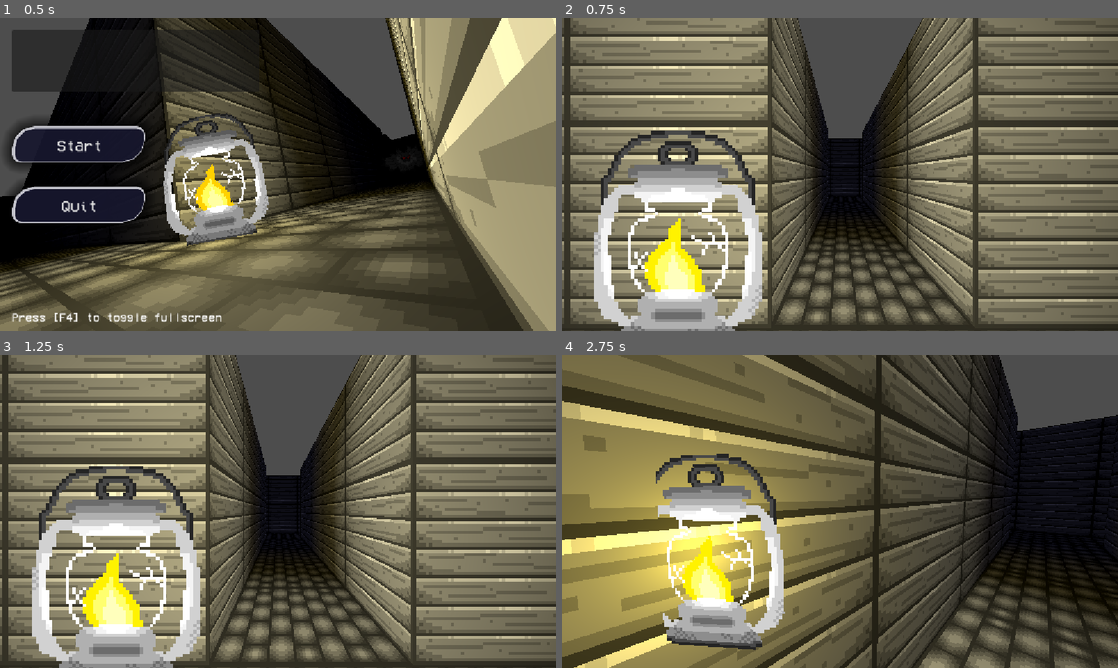
Above: before the commit, frames 1-4 (two rows, left to right).
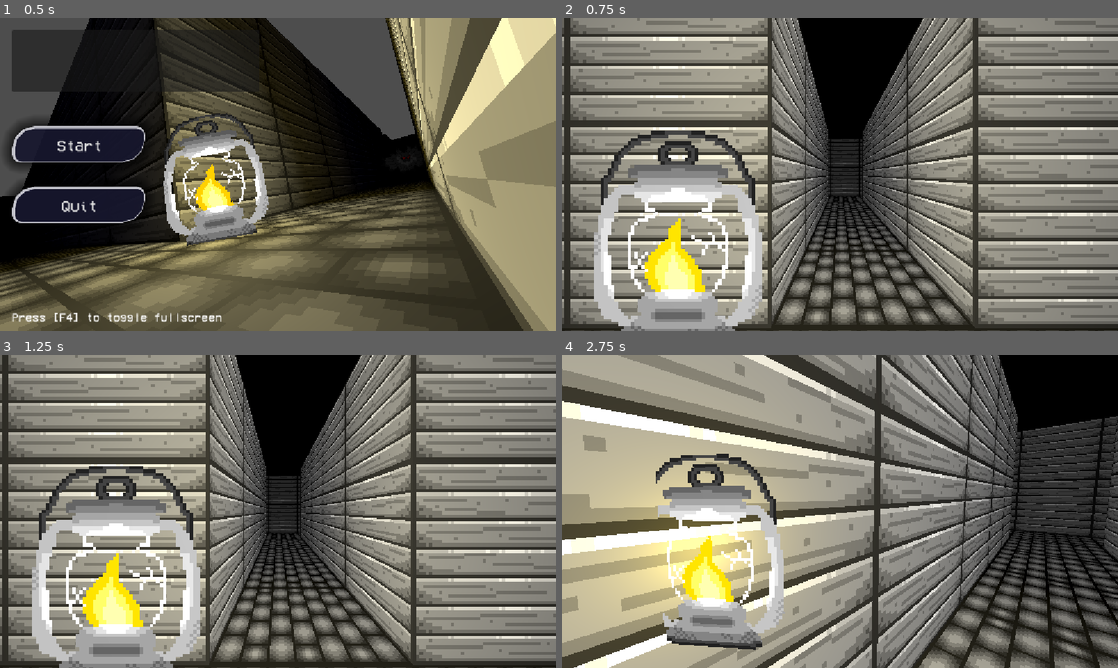
Above: after the commit, the same moments.

Repository: Coola101/Project-Chronomancer
Game: Godot game, scene res://scenes/testRooms/MainMenu.tscn
Same seed, same stepped clock (60 frames per second), same inputs: the game is played once before the commit and once after it.
Inputs (mouse positions are in pixels of both pictures, inside the frame that each line leads up to):
- Up to frame 1 (0.5 s): no input
- Up to frame 2 (0.75 s): click "Start" at 0.5 s
- Up to frame 3 (1.25 s): no input
- Up to frame 4 (2.75 s): tap Enter (ui_accept) at 1.25, 1.52, 2, 2.27 s; move the mouse to (962, 495) at 1.27 s; hold D (move_right) 1.28-2.03 s; tap E (interact) at 1.35 s; click (962, 495) at 1.42 s; move the mouse to (812, 511) at 2.02 s; hold W (move_forward) from 2.03 s (still down); tap Shift (sprint) at 2.1 s

Frame 1 is identical in both runs. In frame 2, 60% of the frame differs, in the area x 0-100%, y 0-98%; in frame 3, 60%; in frame 4, 76%, in the area x 0-100%, y 0-100%.
Error in both runs: Cannot call method 'get_node' on a null value. (res://scripts/player/PlayerInteract_Detector.gd:3)

Commit message:
Fixing a few systems
Enemy still broken for now, but almost fixed

Diff:
--- /dev/null
+++ b/default.gdshader
@@ -0,0 +1,6 @@
+shader_type sky;
+
+void sky() {
+	// Called for every visible pixel in the sky background, as well as all pixels
+	// in the radiance cubemap.
+}
--- a/scenes/testRooms/NavTests.tscn
+++ b/scenes/testRooms/NavTests.tscn
@@ -6,6 +6,7 @@
 [ext_resource type="PackedScene" uid="uid://dvmwvax6gany6" path="res://scenes/prefabs/EnemyTester.tscn" id="2_jougd"]
 [ext_resource type="FontFile" uid="uid://dyrhlqjquuyqk" path="res://assets/VCR_OSD_MONO.ttf" id="5_v6jby"]
 [ext_resource type="PackedScene" uid="uid://crpmwhc04d3hg" path="res://scenes/prefabs/SpawnPoint.tscn" id="6_4qp8f"]
+[ext_resource type="Shader" uid="uid://7pakkbdumven" path="res://default.gdshader" id="6_oq6wr"]
 
 [sub_resource type="NavigationMesh" id="NavigationMesh_5v1nd"]
 vertices = PackedVector3Array(14.25, 2.5, -11.25, 12.75, 2.5, -11.25, 12.75, 2.5, -9.75, 12.25, 2.5, 8.75, 8.75, 2.5, 8 …(1636 unchanged characters)…
@@ -18,17 +19,26 @@
 
 [sub_resource type="PhysicsMaterial" id="PhysicsMaterial_762s5"]
 
+[sub_resource type="ShaderMaterial" id="ShaderMaterial_saj56"]
+shader = ExtResource("6_oq6wr")
+
+[sub_resource type="Sky" id="Sky_4qp8f"]
+sky_material = SubResource("ShaderMaterial_saj56")
+
 [sub_resource type="Environment" id="Environment_v6jby"]
-background_mode = 2
+background_color = Color(0.27982885, 0.069464944, 0.95175165, 1)
+background_energy_multiplier = 16.0
+background_canvas_max_layer = 2
+sky = SubResource("Sky_4qp8f")
 ambient_light_color = Color(0.21568628, 0.21568628, 0.29411766, 1)
 ambient_light_sky_contribution = 0.5
 ambient_light_energy = 0.4
 tonemap_exposure = 2.0
 ssao_enabled = true
+fog_enabled = true
 fog_light_color = Color(0.15686275, 0.15686275, 0.21568628, 1)
 fog_light_energy = 0.0
 fog_density = 0.2
-fog_aerial_perspective = 1.0
 fog_height_density = 0.8
 volumetric_fog_enabled = true
 volumetric_fog_albedo = Color(0.15686275, 0.15686275, 0.29411766, 1)
@@ -42,7 +52,7 @@
 transform = Transform3D(1, 0, 0, 0, 1, 0, 0, 0, 1, 20.677574, 2.999998, -10.001848)
 
 [node name="EnemyBody" parent="." instance=ExtResource("2_jougd")]
-transform = Transform3D(1, 0, 0, 0, 1, 0, 0, 0, 1, 7.6098022, 3, -3.3827143)
+transform = Transform3D(1, 0, 0, 0, 1, 0, 0, 0, 1, 14.61, 3.5, -4.383)
 
 [node name="NavigationRegion3D" type="NavigationRegion3D" parent="."]
 navigation_mesh = SubResource("NavigationMesh_5v1nd")
@@ -88,10 +98,10 @@
 transform = Transform3D(1, 0, 0, 0, 1, 0, 0, 0, 1, 0, 2.1, 0)
 
 [node name="SpawnPoint" parent="SpawnPointHolder" instance=ExtResource("6_4qp8f")]
-transform = Transform3D(1, 0, 0, 0, 1, 0, 0, 0, 1, 14, 0, -10.346134)
+transform = Transform3D(1, 0, 0, 0, 1, 0, 0, 0, 1, 17, 0, -6.346134)
 
 [node name="SpawnPoint2" parent="SpawnPointHolder" instance=ExtResource("6_4qp8f")]
-transform = Transform3D(1, 0, 0, 0, 1, 0, 0, 0, 1, 34, 0, 6)
+transform = Transform3D(1, 0, 0, 0, 1, 0, 0, 0, 1, 33, 0, 5)
 
 [node name="SpawnPoint3" parent="SpawnPointHolder" instance=ExtResource("6_4qp8f")]
-transform = Transform3D(1, 0, 0, 0, 1, 0, 0, 0, 1, 13.73645, 0, 10.43692)
+transform = Transform3D(1, 0, 0, 0, 1, 0, 0, 0, 1, 15.73645, 0, 9.43692)
--- a/scripts/Enemy/EnemyControl.gd
+++ b/scripts/Enemy/EnemyControl.gd
@@ -9,7 +9,7 @@
 @onready var navigation = $NavigationAgent3D
 @onready var rayCast = $RayCast3D
 @onready var currentState = EnemyState.Idling
-@onready var aggression: float = 0
+@onready var aggression: float = 100
 var Player: CollisionObject3D
 var stunCheck: bool
 var coolCheck: bool
@@ -48,7 +48,7 @@
 const STUN_TIME: float = 2.5
 const COOLDOWN_TIME: float = 10
 const CHASE_TIME: float = 180
-const AGGRESSION_INTERVAL: float = 0.5
+const AGGRESSION_INTERVAL: float = 60
 const SPAWN_DISTANCE: float = 30
 
 var aggressionTimer: float
@@ -66,20 +66,17 @@
 			move_and_slide()
 
 			#Look for player
-			var EnemyToPlayer = playerLocation - currentLocation
-			if(abs(EnemyToPlayer.length()) <= MAX_DISTANCE):
-				rayCast.target_position = EnemyToPlayer
-				rayCast.force_raycast_update()
-				if(!rayCast.is_colliding()):
-					changeState(EnemyState.Chasing)
+			if(checkVisibility()):
+				changeState(EnemyState.Chasing)
 				#Reduce aggression per interval until aggression is at 1/4
-				else:
-					aggressionTimer += delta
-					if(aggressionTimer >= AGGRESSION_INTERVAL):
-						aggressionTimer -= AGGRESSION_INTERVAL
-						aggression -= 1
-						if(aggression <= threshold/4):
-							changeState(EnemyState.Cooldown)
+			else:
+				print("HIT ", aggression)
+				aggressionTimer += delta
+				if(aggressionTimer >= AGGRESSION_INTERVAL):
+					aggressionTimer -= AGGRESSION_INTERVAL
+					aggression -= 1
+					if(aggression <= threshold/4):
+						changeState(EnemyState.Cooldown)
 		EnemyState.Chasing:
 			navigation.target_position = playerLocation
 			var nextLocation = navigation.get_next_path_position()
@@ -96,6 +93,13 @@
 			if(!stunCheck):
 				stunDelay()
 		EnemyState.Cooldown:
+			aggression = 0
+			if(currentState == EnemyState.Chasing):
+				var a = 0
+				#play sound A
+			else:
+				var a = 0
+				#Play sound B
 			if(!coolCheck):
 				coolDelay()
 		EnemyState.Idling:
@@ -128,12 +132,21 @@
 	var target = Vector3(x_pos, playerLocation.y, z_pos)
 	return target
 
+func checkVisibility() -> bool:
+	var EnemyToPlayer = playerLocation - currentLocation
+	if(abs(EnemyToPlayer.length()) <= MAX_DISTANCE):
+		rayCast.target_position = EnemyToPlayer
+		rayCast.force_raycast_update()
+		return !rayCast.is_colliding()
+	return false
+
+
 func changeState(newState: EnemyState):
 	match newState:
 		EnemyState.Stalking:
 			#emerge
-			findSpawnPoint(1)
-			spawnAtPoint()
+			#findSpawnPoint(1)
+			#spawnAtPoint()
 			aggressionTimer = 0
 			navigation.target_position = getNewStalkTarget()
 		EnemyState.Chasing:
--- a/scripts/WorldController.gd
+++ b/scripts/WorldController.gd
@@ -15,5 +15,4 @@
 
 func loadSpawnPoints():
 	for poi in $SpawnPointHolder.get_children():
-		print(poi)
 		spawnPoints.append(poi)
Not shown, added: default.gdshader.uid
Not shown: 1 places in scenes/testRooms/NavTests.tscn that only renumber resources
